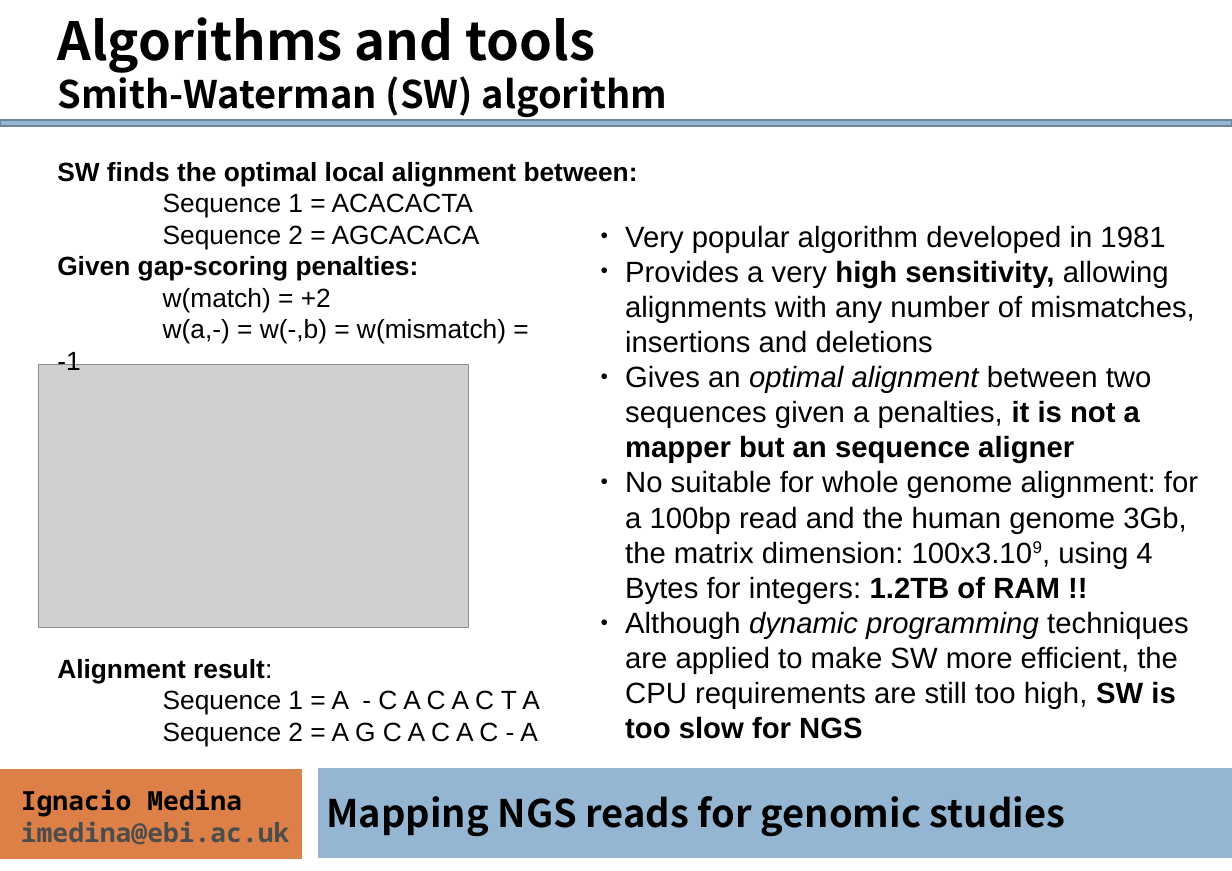
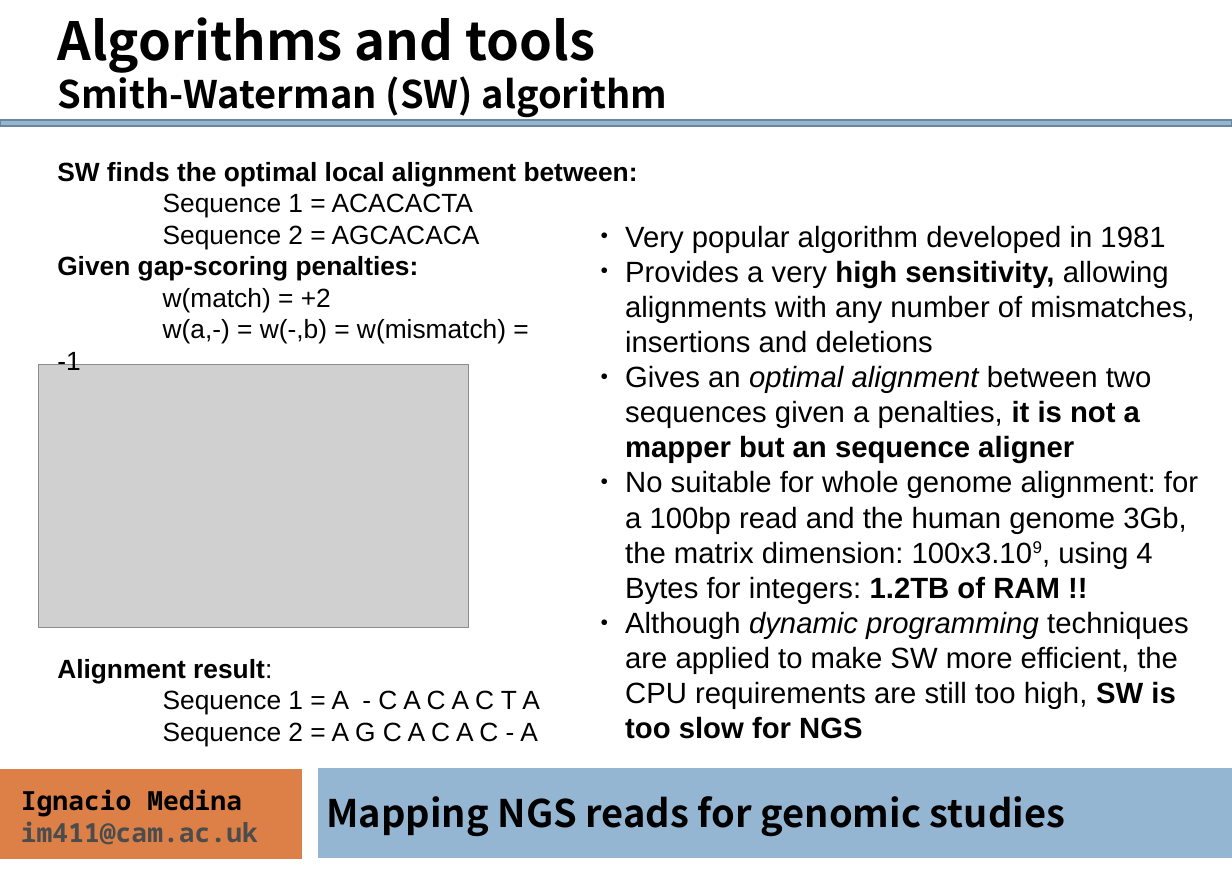
Before and after one commit to ngs-course/ngs-course.github.io, a slide deck: slide 12 of Course_Materials/alignment/presentation/ngs-read-mapping-imedina-mda15.odp. Drawn at 1232x871 pixels with LibreOffice and Linux fonts; fonts in the diff are those of the drawing; grey boxes stand for pictures. Boxes give left, top, right and bottom in pixels: in the first picture for what was removed or moved away, otherwise in the second. Text is boxed around its words. In the diff, an @@ line names an element or a change of style, - is before the commit and + after.

```diff
--- a/Course_Materials/alignment/presentation/ngs-read-mapping-imedina-mda15.odp
+++ b/Course_Materials/alignment/presentation/ngs-read-mapping-imedina-mda15.odp
@@ text at (21, 821, 258, 845): text changed @@
-imedina@ebi.ac.uk
+im411@cam.ac.uk
```
Also in this commit, not shown: 36 other slides changed, 1 other file.
